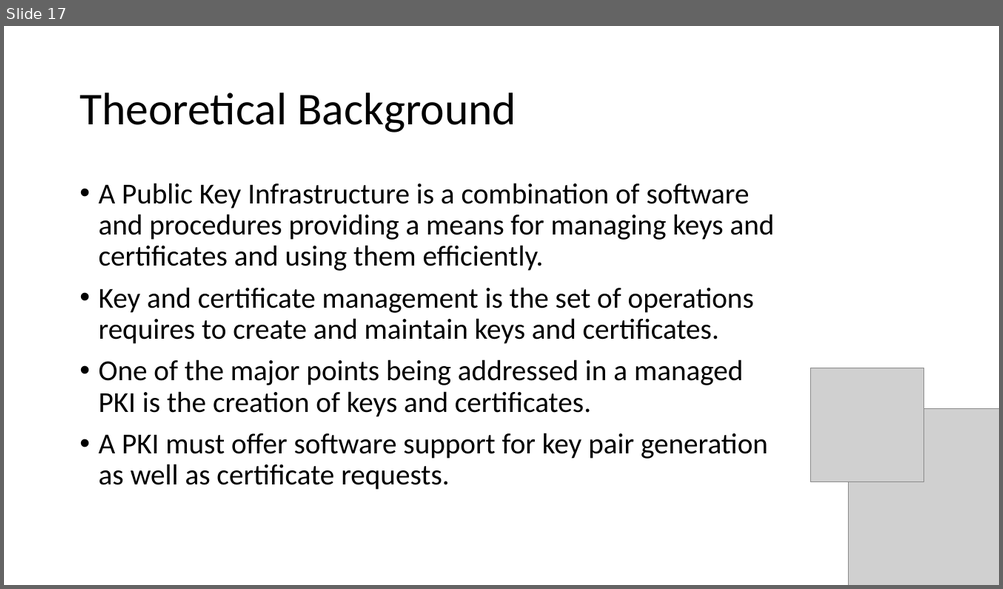
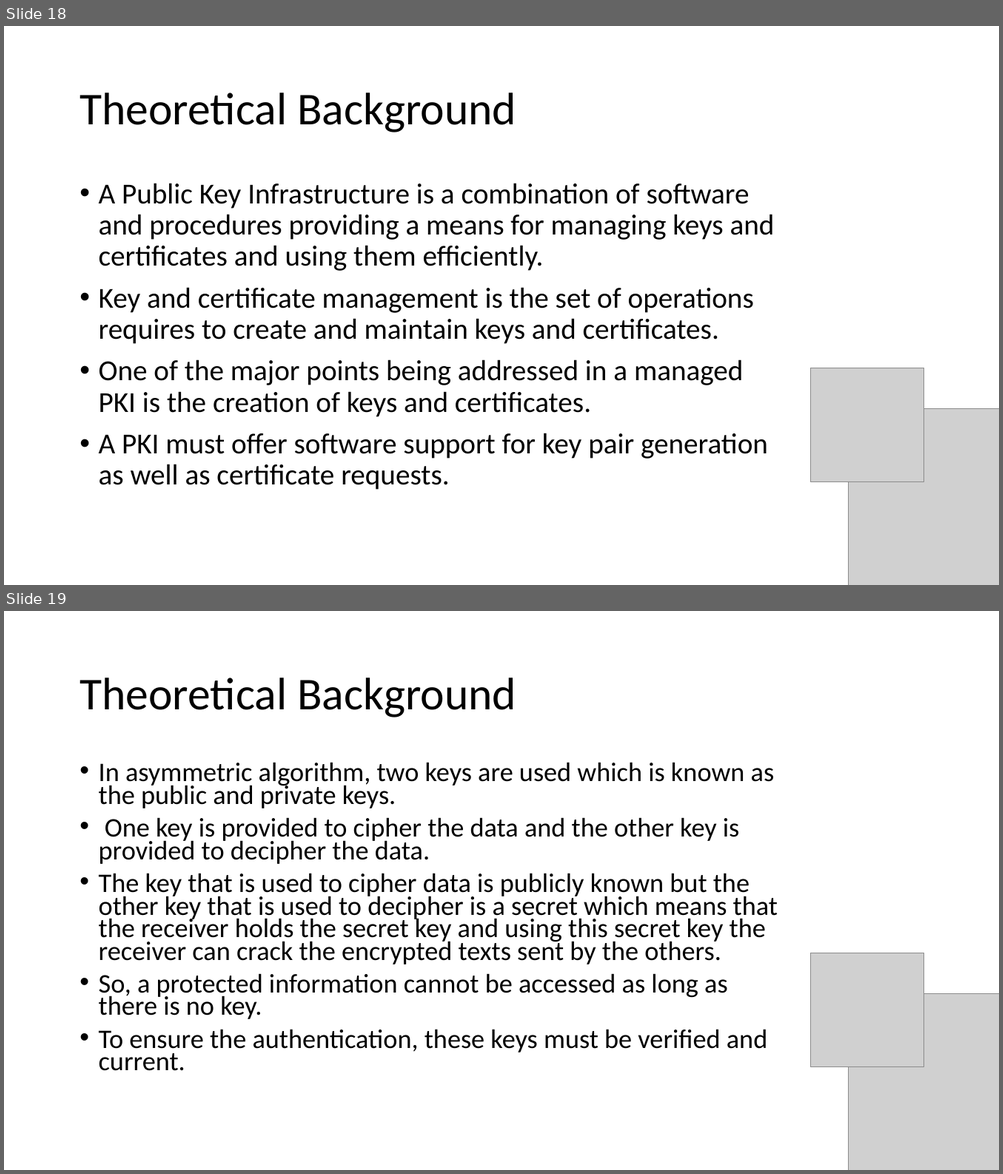
Before and after one commit to seans888/Project---Automate-Election, a slide deck: Documentation/Finals_Sysadd1.pptx. Shown one above the other, each under a label of ours: slide 17 before the commit, slides 18 and 19 after it. The pictures are 1003x589 and 1003x1174 pixels, drawn with LibreOffice and Linux fonts; fonts in the diff are those of the drawing; grey boxes stand for pictures. Boxes give left, top, right and bottom in pixels: in the first picture for what was removed or moved away, otherwise in the second. Text is boxed around its words. In the diff, an @@ line names an element or a change of style, - is before the commit and + after.

```diff
--- a/Documentation/Finals_Sysadd1.pptx
+++ b/Documentation/Finals_Sysadd1.pptx
@@ slide 19 added at <box>4,611,999,1170</box>, background #FFFFFF @@
@@ title added at <box>79,678,516,718</box>, 44 pt, text #000000 @@
+Theoretical Background
@@ text added at <box>99,762,777,1071</box>, 25.9 pt, text #000000 @@
+• In asymmetric algorithm, two keys are used which is known as the public and private keys.
+• One key is provided to cipher the data and the other key is provided to decipher the data.
+• The key that is used to cipher data is publicly known but the other key that is used to decipher is a secret which means that the receiver holds the secret key and using this secret key the receiver can crack the encrypted texts sent by the others.
+• So, a protected information cannot be accessed as long as there is no key.
+• To ensure the authentication, these keys must be verified and current.
@@ picture added at <box>811,954,924,1067</box> @@
@@ picture added at <box>848,994,999,1170</box> @@
@@ what was slide 17 is now slide 18 @@
```
Also in this commit, not shown: 5 slides changed, 11 other slides added, 2 slides removed, 2 other files.
